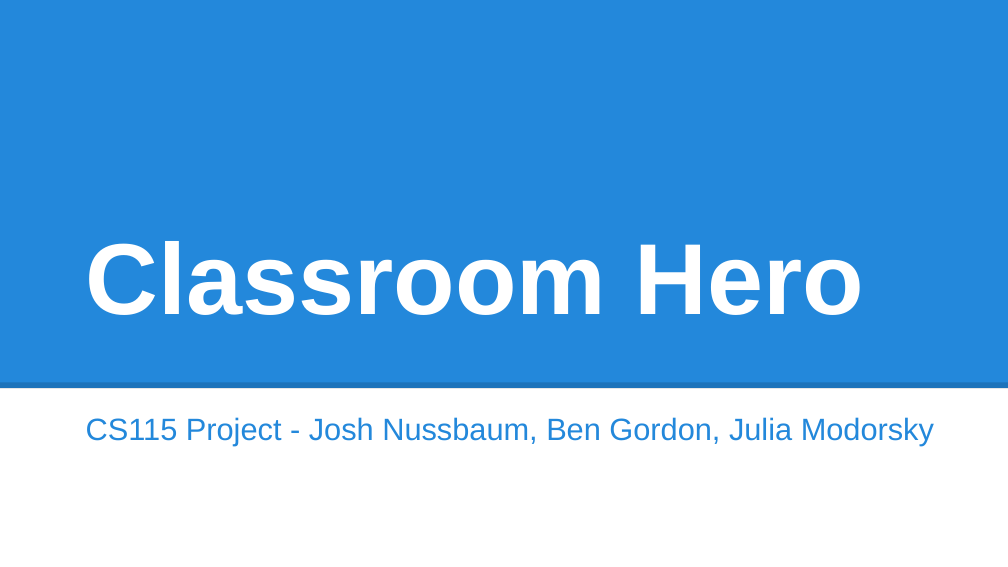
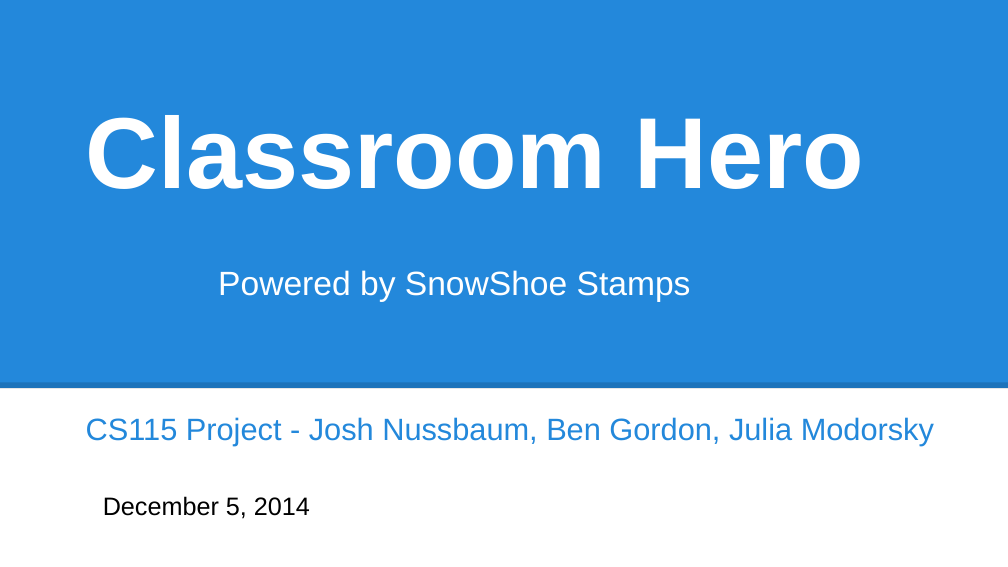
Before and after one commit to JoshNussbaum/classroom-hero-rails, a slide deck: slide 1 of CS115_Presentation.pptx. Drawn at 1008x567 pixels with LibreOffice and Linux fonts; fonts in the diff are those of the drawing. Boxes give left, top, right and bottom in pixels: in the first picture for what was removed or moved away, otherwise in the second. Text is boxed around its words. In the diff, an @@ line names an element or a change of style, - is before the commit and + after.

```diff
--- a/CS115_Presentation.pptx
+++ b/CS115_Presentation.pptx
@@ title "Classroom Hero": place and size @@
-title "Classroom Hero" at <box>86,241,864,315</box>
+title "Classroom Hero" at <box>86,115,864,189</box>
@@ text added at <box>218,270,691,302</box>, 24 pt, text #FFFFFF @@
+Powered by SnowShoe Stamps
@@ text added at <box>103,496,310,519</box>, 18 pt, text #000000 @@
+December 5, 2014
```
Also in this commit, not shown: 1 other slide changed, 10 slides added, 2 slides removed, 6 other files.
